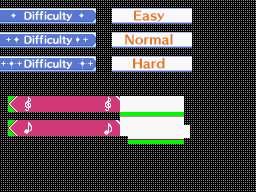
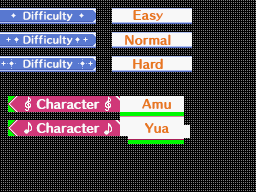
Before/after of a 256×192 layered artwork. What changed in the layer stack:
added layer "Character Character" above "Amu Yua" over [36,98,100,133]
added layer "Amu Yua" above "Easy Normal Hard" over [142,98,171,133]
painted on "Easy Normal Hard" over [125,10,173,69]
renamed "Diff iculty copy 2" to "Diff iculty", painted on it over [23,59,73,69]
renamed "Diff iculty copy" to "Diff iculty", painted on it over [23,35,73,45]
painted on "Diff iculty" (3rd of 3) over [23,11,73,21]
painted on "Layer 2" over [17,35,76,69]
